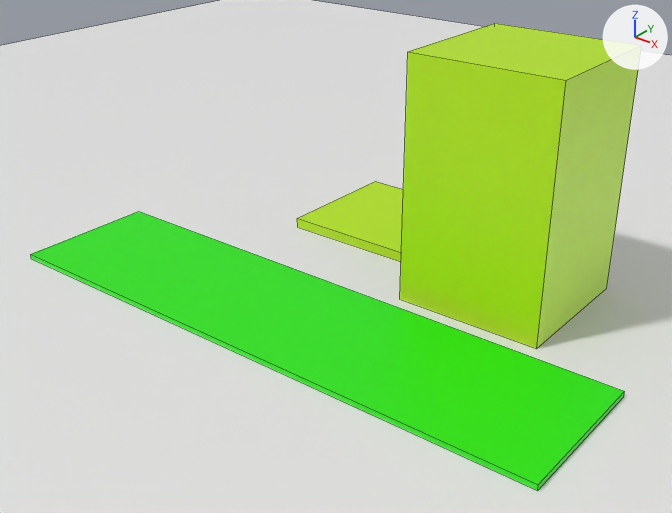
A saved change to the Blender file assets/map/map.blend.
Rendered twice from a 50 mm camera at (7.67, -9.11, 5.86) aimed at (0.79, -0.5, 0.52). Arrows for +X, +Y and +Z are at upper right; the lights stay in place. Mesh edges are drawn as thin lines.
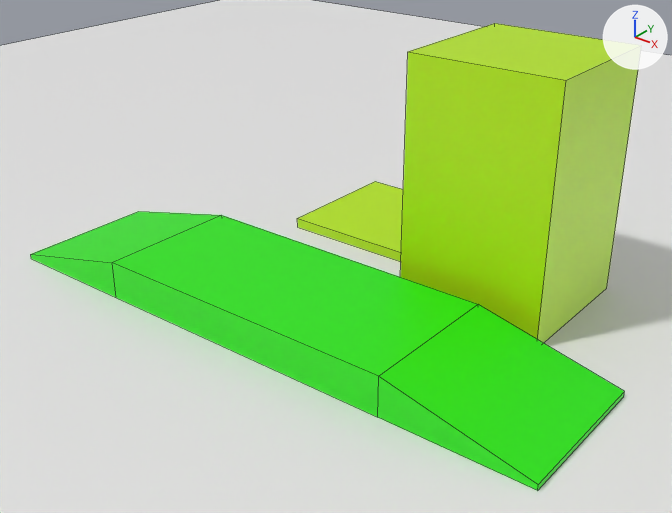
Where the change shows, as pixel boxes (x1, y1, x2, y2) in the pictures (672 x 513 px):
part 1 of me_cube_002, built on
    both: (31, 211, 624, 488)

Diff of the bpy script that builds the scene:
```diff
--- a/assets/map/map.blend.py
+++ b/assets/map/map.blend.py
@@ me_cube_002 @@
 # used by ob_cube_002; location = (-2.25, -1.44, 1.0)
-me_cube_002.from_pydata(...)  # 8 vertices, 6 faces; spans x -1.0..7.05, y -1.0..1.0, z -1.0..-0.93
+me_cube_002.from_pydata(...)  # 16 vertices, 14 faces; spans x -1.0..7.05, y -1.0..1.0, z -1.0..-0.49
+# me_cube_002 part 1
+# 4 faces are deleted
+# 8 vertices are added at x 0.88..5.16, y -1.0..1.0, z -1.0..-0.49
+# 12 new faces join them
 me_cube_002.materials.append(mat_material_002)
```
